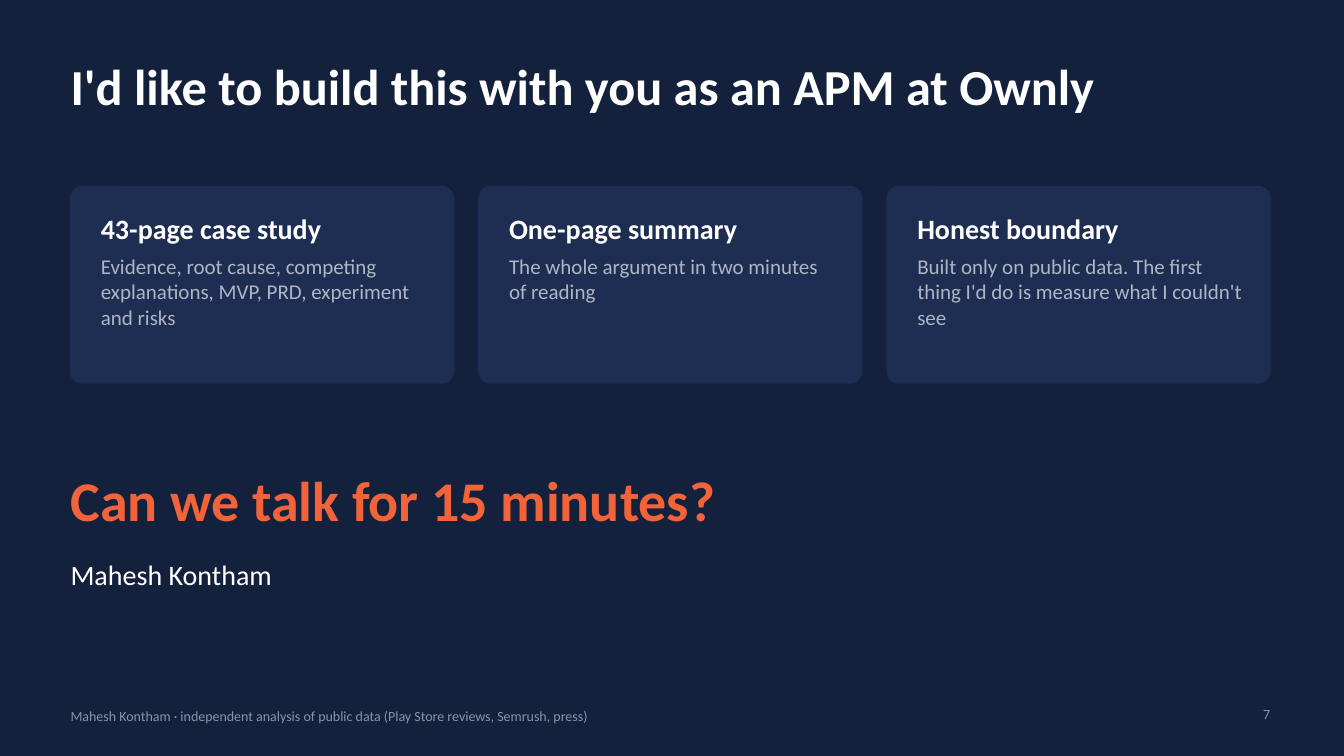
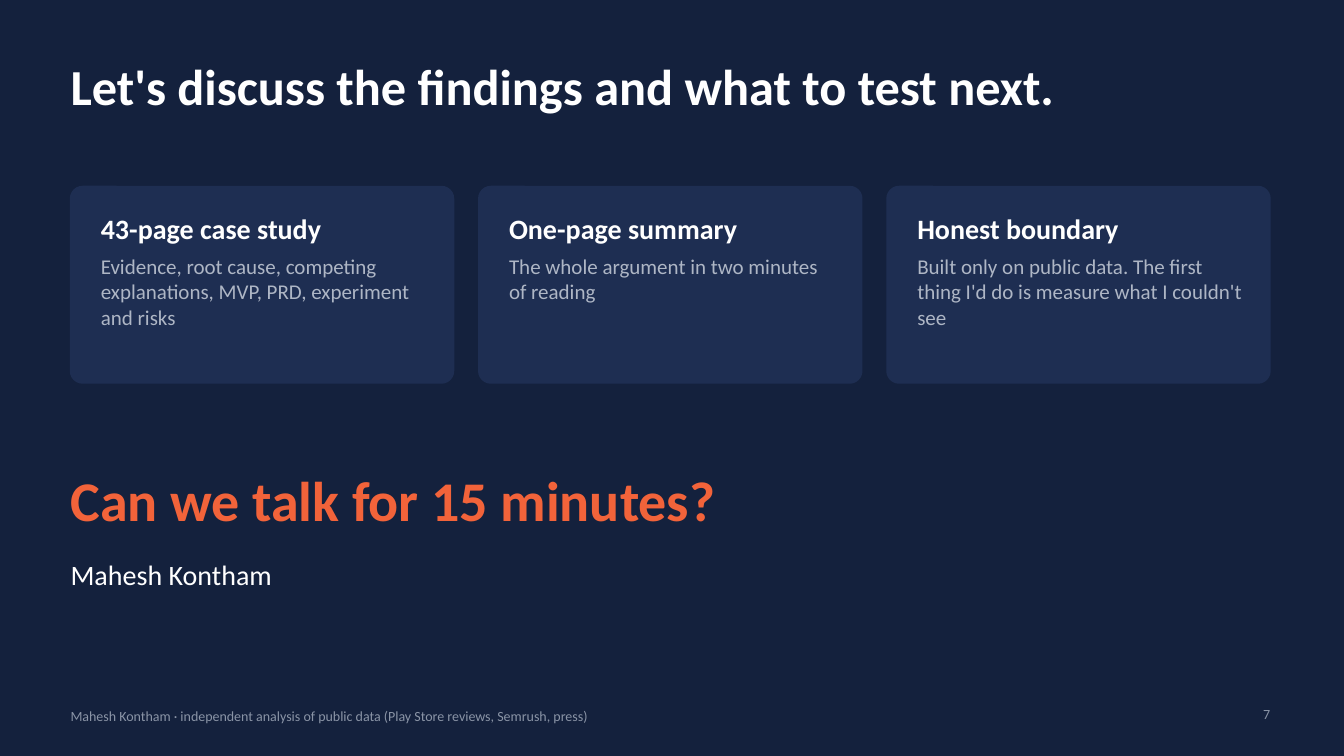
Before and after one commit to Mahesh-Kontham/Ownly_Research, a slide deck: slide 7 of public/downloads/Ownly_Pitch_Deck.pptx. Drawn at 1344x756 pixels with LibreOffice and Linux fonts; fonts in the diff are those of the drawing. Boxes give left, top, right and bottom in pixels: in the first picture for what was removed or moved away, otherwise in the second. Text is boxed around its words. In the diff, an @@ line names an element or a change of style, - is before the commit and + after.

```diff
--- a/public/downloads/Ownly_Pitch_Deck.pptx
+++ b/public/downloads/Ownly_Pitch_Deck.pptx
@@ title at box(71, 69, 1054, 114): text changed @@
-I'd like to build this with you as an APM at Ownly
+Let's discuss the findings and what to test next.
```
Also in this commit, not shown: 17 other files.
